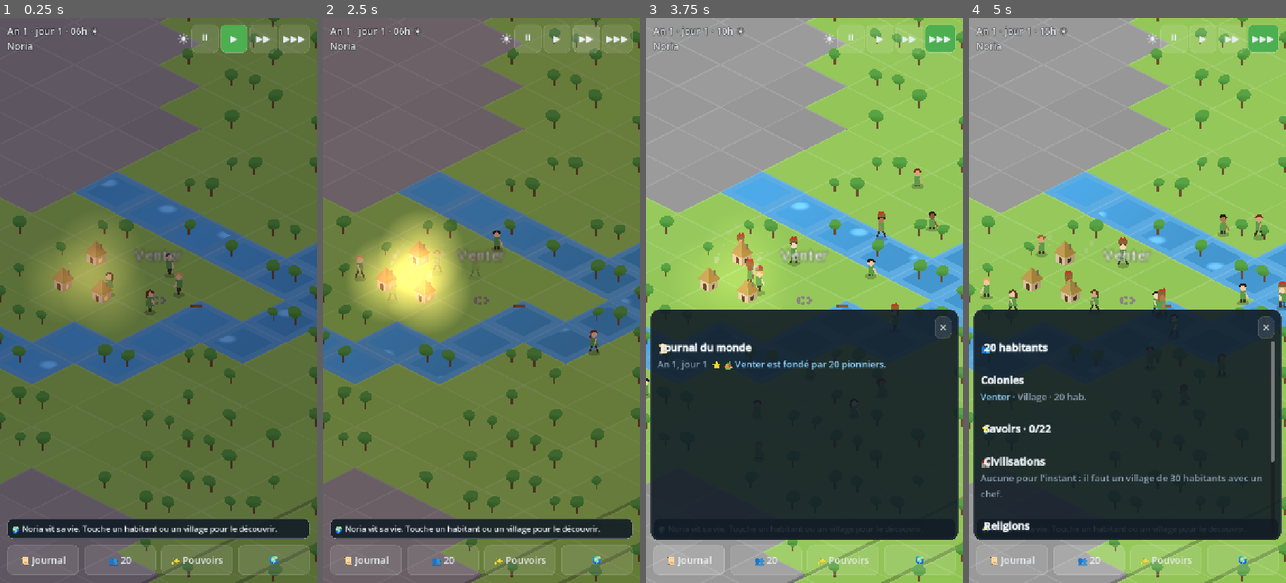
Above: before the commit, frames 1-4 (left to right).
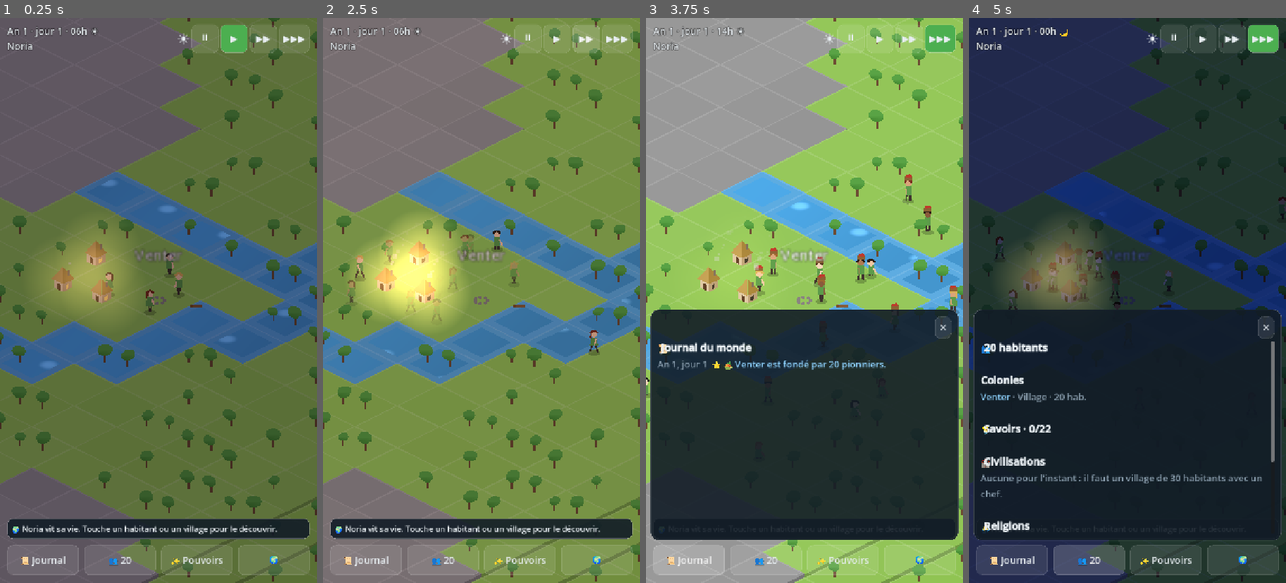
Above: after the commit, the same moments.

Repository: Thomas-Grsst/Planete
Game: Godot game, scene res://scenes/main.tscn
Two runs of this game, one before a commit and one after it. Both use one fixed random seed, a clock stepped at 60 frames per second and the inputs below.
Inputs:
- Up to frame 1 (0.25 s): no input
- Up to frame 2 (2.5 s): click "⏸" at 0.5 s; click "▶" at 1.25 s; click "▶▶" at 2 s
- Up to frame 3 (3.75 s): click "▶▶▶" at 2.75 s; click "📜 Journal" at 3.5 s
- Up to frame 4 (5 s): click "👥 20" at 4.25 s

The runs differ from the first frame. In frame 2, 0.3% of the frame differs, in the area x 7-62%, y 38-52%; in frame 3, 1.2%; in frame 4, 60%, in the area x 0-100%, y 0-100%.

Commit message:
Rythme : 1 jour = 5 min (2 min 30 de jour, 2 min 30 de nuit)
Rattrapage toujours limité à 30 jours d'absence (8 640 jours), prévision des notifications sur 3 jours réels (864 jours), le widget lit la durée du jour envoyée par le jeu.

Co-Authored-By: Claude Opus 5.5 <noreply@anthropic.com>

Diff:
--- a/godot/scripts/core/forecast.gd
+++ b/godot/scripts/core/forecast.gd
@@ -1,7 +1,7 @@
 class_name Forecast
 extends RefCounted
 
-const HORIZON_DAYS := 432
+const HORIZON_DAYS := 864
 const SIM_SCRIPT := "res://scripts/sim/sim.gd"
 
 var runner = null
--- a/godot/scripts/core/phone_digest.gd
+++ b/godot/scripts/core/phone_digest.gd
@@ -60,7 +60,7 @@
 	for e in forecast.events:
 		if e["day"] > now_day and events.size() < MAX_WIDGET_EVENTS:
 			events.append({"d": e["day"], "x": e["text"]})
-	return {"name": state["name"], "t0": int(now * 1000.0 - float(state["acc_ms"])), "day0": now_day, "max": SIM.MAX_OFFLINE_DAYS, "pops": pops, "events": events}
+	return {"name": state["name"], "t0": int(now * 1000.0 - float(state["acc_ms"])), "day0": now_day, "ms": int(SIM.MS_PER_DAY), "max": SIM.MAX_OFFLINE_DAYS, "pops": pops, "events": events}
 
 
 static func _last_highlight(state: Dictionary):
--- a/godot/scripts/sim/sim.gd
+++ b/godot/scripts/sim/sim.gd
@@ -8,8 +8,8 @@
 signal power_used(name: String, answered: Array)
 signal resumed(days: int)
 
-const MS_PER_DAY := 600000.0
-const MAX_OFFLINE_DAYS := 4320
+const MS_PER_DAY := 300000.0
+const MAX_OFFLINE_DAYS := 8640
 const MAX_TICKS_PER_FRAME := 30
 const AUTOSAVE_SECONDS := 20.0
 const CATCH_UP_BUDGET_MS := 14
Not shown, changed: README.md
Not shown, changed: ROADMAP.md
Not shown, changed: godot/addons/petite_planete_android/android/java/PlanetWidget.java
